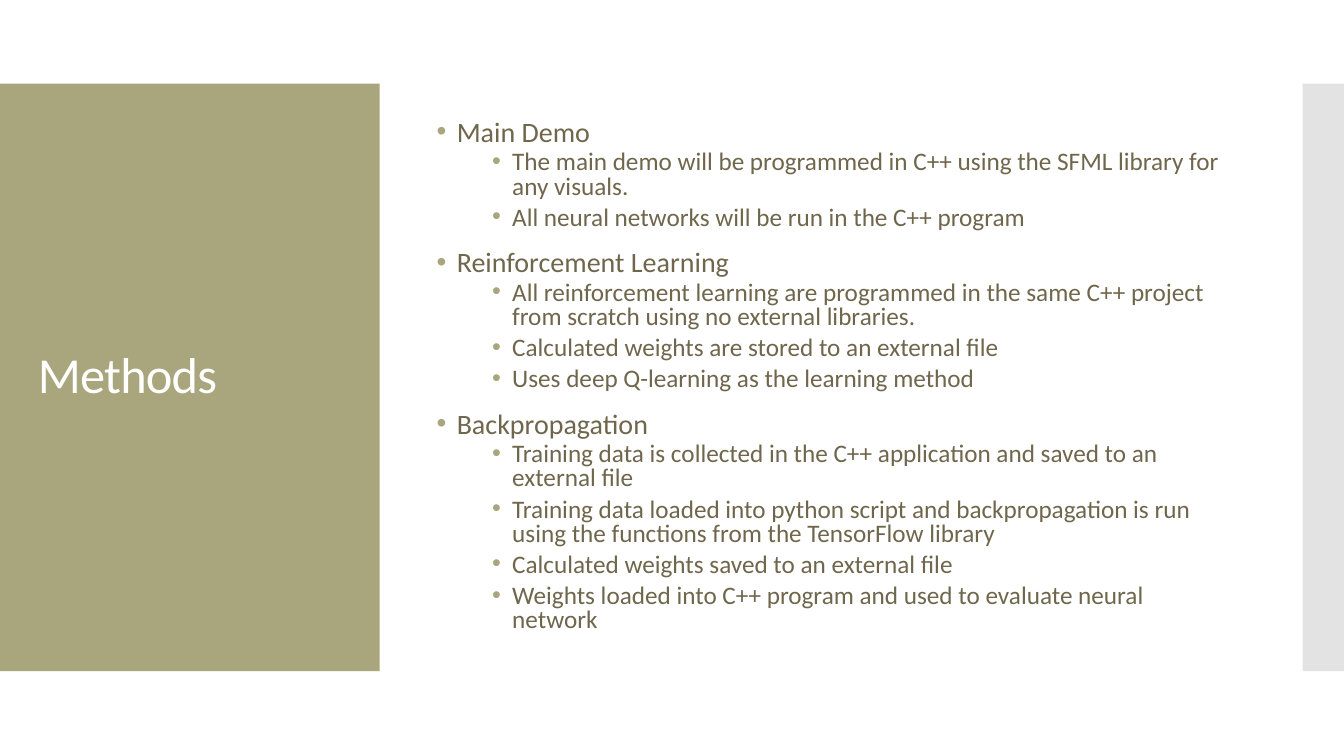
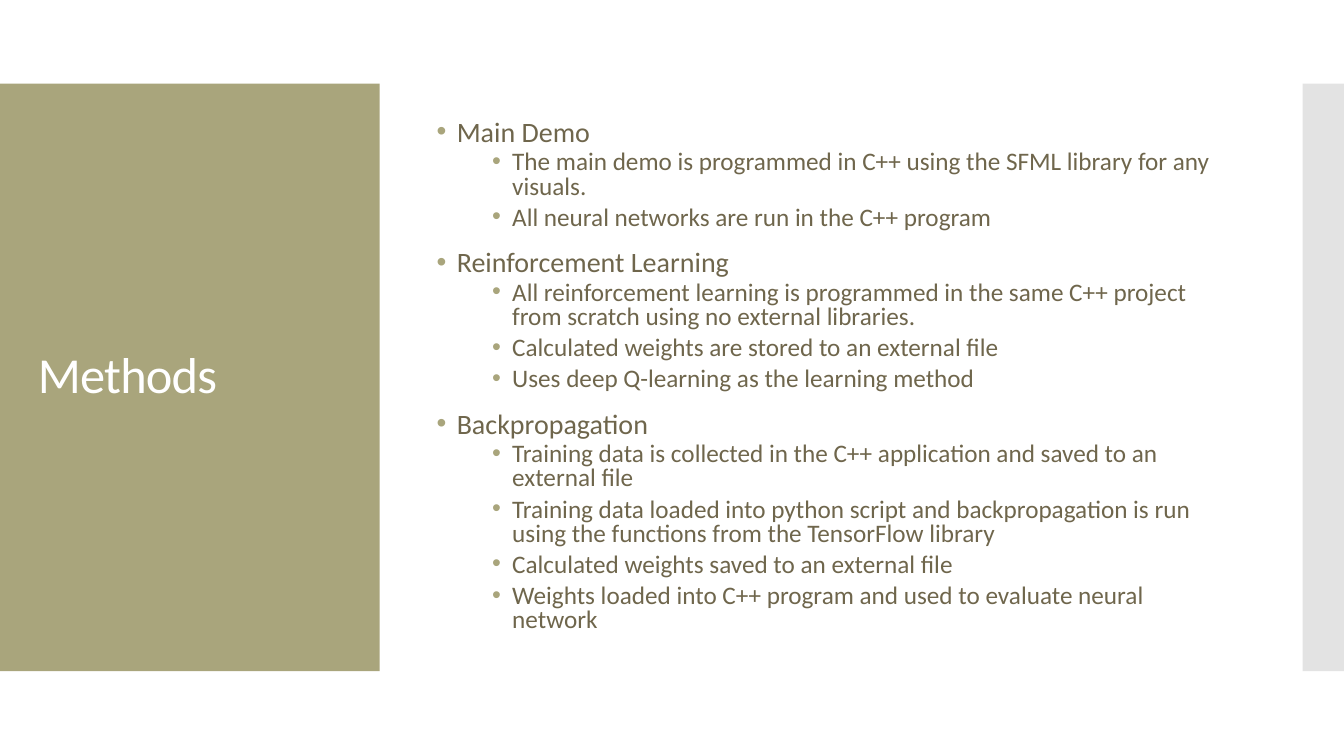
Before and after one commit to ClionaHayden/FYP-AIComparision, a slide deck: slide 5 of Docs/Final Presentation.pptx. Drawn at 1344x756 pixels with LibreOffice and Linux fonts; fonts in the diff are those of the drawing. Boxes give left, top, right and bottom in pixels: in the first picture for what was removed or moved away, otherwise in the second. Text is boxed around its words. In the diff, an @@ line names an element or a change of style, - is before the commit and + after.

Commit message:
added final video and presentation

```diff
--- a/Docs/Final Presentation.pptx
+++ b/Docs/Final Presentation.pptx
@@ text at bbox=[512, 152, 1209, 231]: text changed @@
-  • The main demo will be programmed in C++ using the SFML library for any visuals.
-  • All neural networks will be run in the C++ program
+  • The main demo is programmed in C++ using the SFML library for any visuals.
+  • All neural networks are run in the C++ program
@@ text at bbox=[512, 283, 1186, 330]: text changed @@
-  • All reinforcement learning are programmed in the same C++ project from scratch using no external libraries.
+  • All reinforcement learning is programmed in the same C++ project from scratch using no external libraries.
```
Also in this commit, not shown: 3 other files.
